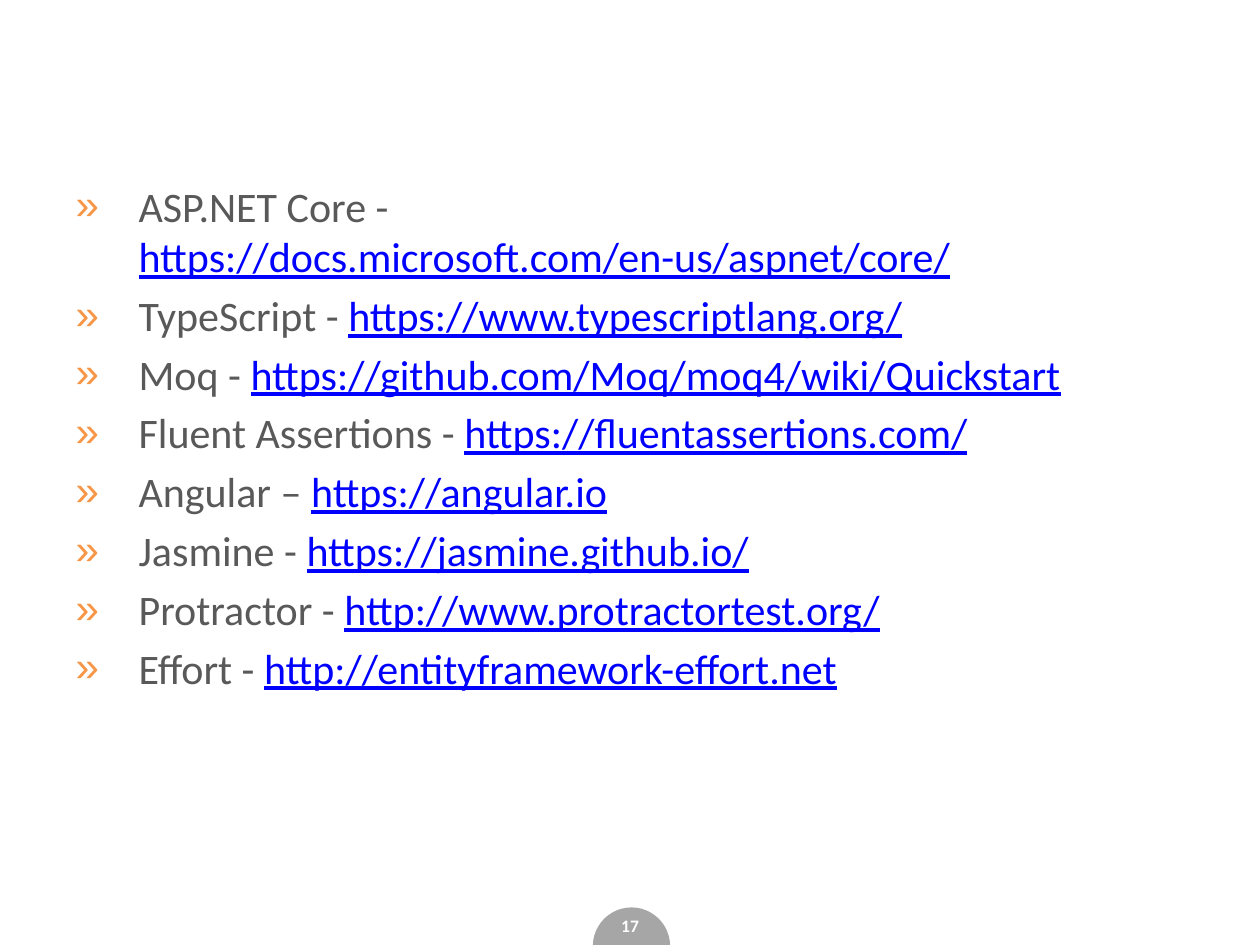
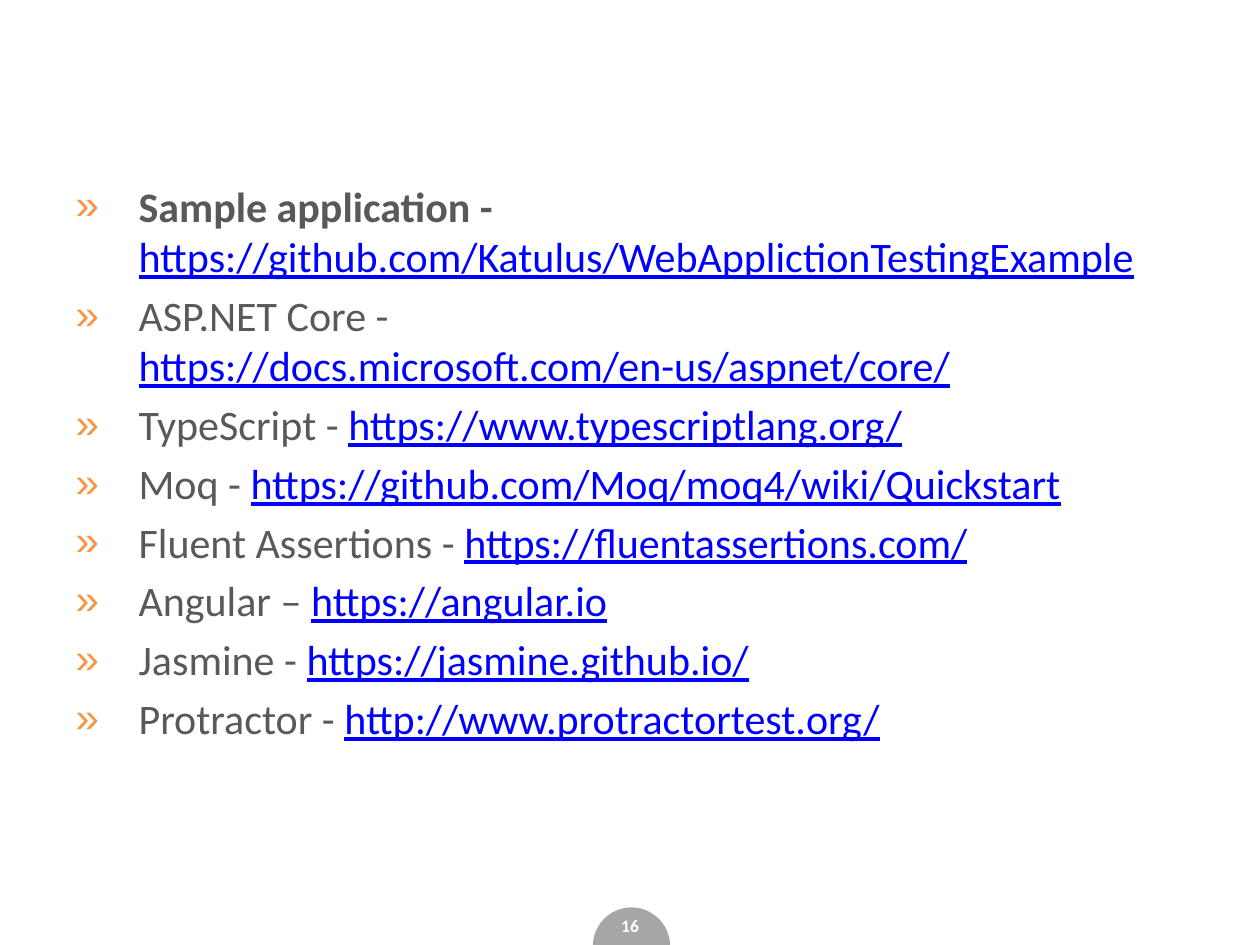
Before and after one commit to Katulus/WebApplictionTestingExample, a slide deck: slide 16 of slides.pptx (slide 17 before the commit). Drawn at 1260x945 pixels with LibreOffice and Linux fonts; fonts in the diff are those of the drawing; background and template pictures are left out. Boxes give left, top, right and bottom in pixels: in the first picture for what was removed or moved away, otherwise in the second. Text is boxed around its words. In the diff, an @@ line names an element or a change of style, - is before the commit and + after.

```diff
--- a/slides.pptx
+++ b/slides.pptx
@@ text at [139,192,1134,280]: paragraph added @@
+» Sample application - https://github.com/Katulus/WebApplictionTestingExample
@@ text at [139,654,837,691]: paragraph removed @@
-» Effort - http://entityframework-effort.net
@@ page number at [621,920,639,932]: text changed @@
-17
+16
```
Also in this commit, not shown: 3 other slides changed, 1 slide removed, 1 other file.
